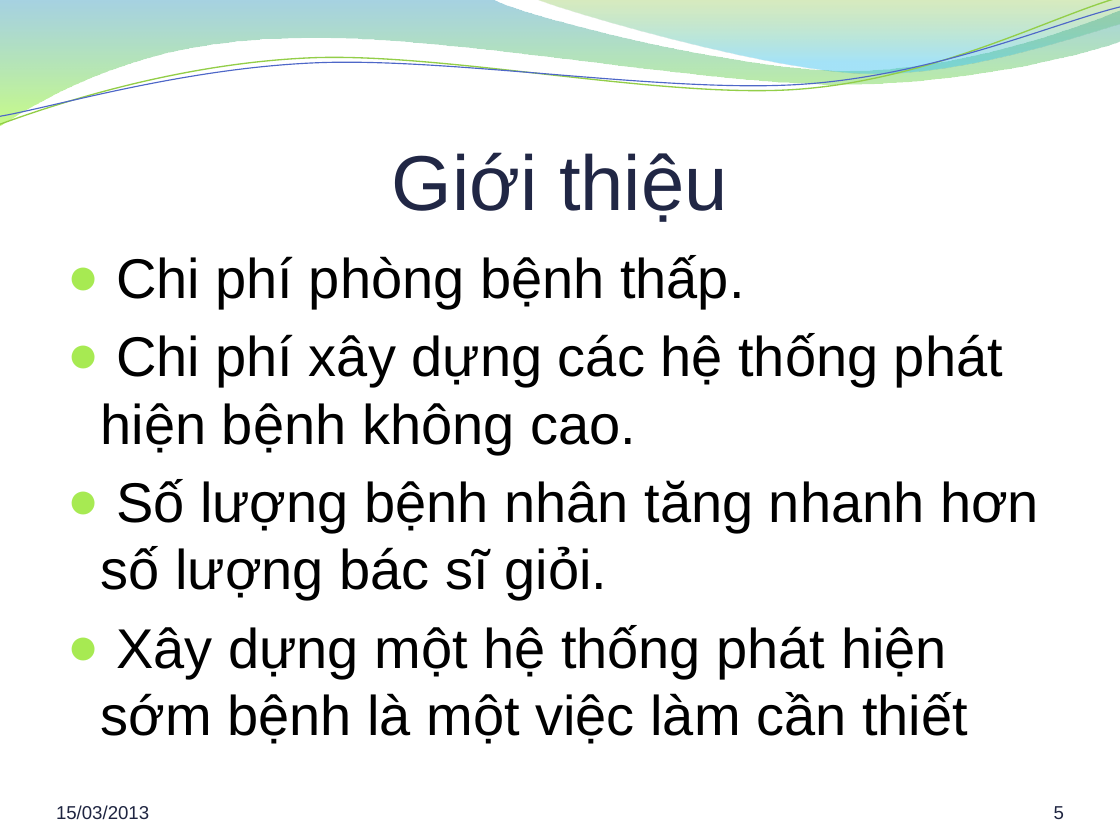
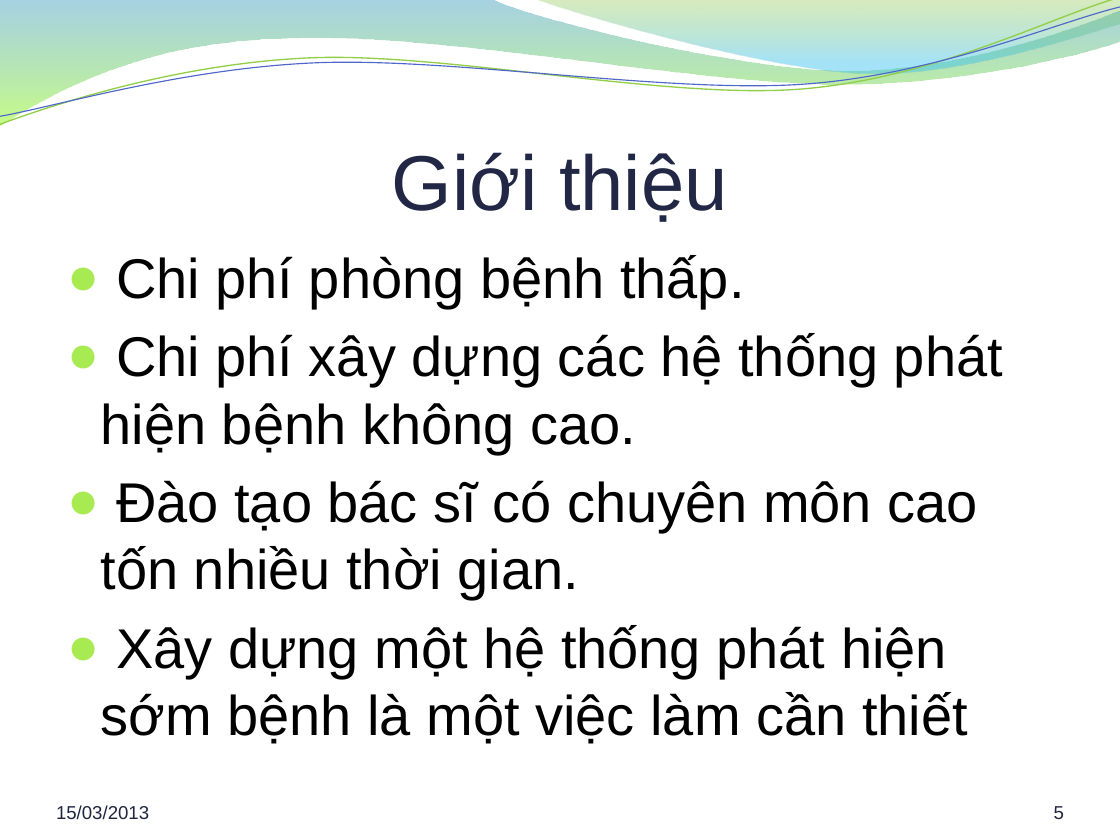
Before and after one commit to hung94it/benhvien, a slide deck: slide 5 of Diabetes/Documents/Report/Bao cao khoa luan.pptx. Drawn at 1120x840 pixels with LibreOffice and Linux fonts; fonts in the diff are those of the drawing; background and template pictures are left out. Boxes give left, top, right and bottom in pixels: in the first picture for what was removed or moved away, otherwise in the second. Text is boxed around its words. In the diff, an @@ line names an element or a change of style, - is before the commit and + after.

```diff
--- a/Diabetes/Documents/Report/Bao cao khoa luan.pptx
+++ b/Diabetes/Documents/Report/Bao cao khoa luan.pptx
@@ text at [101,480,978,599]: text changed @@
-● Số lượng bệnh nhân tăng nhanh hơn số lượng bác sĩ giỏi.
+● Đào tạo bác sĩ có chuyên môn cao tốn nhiều thời gian.
```
Also in this commit, not shown: 2 other files.
